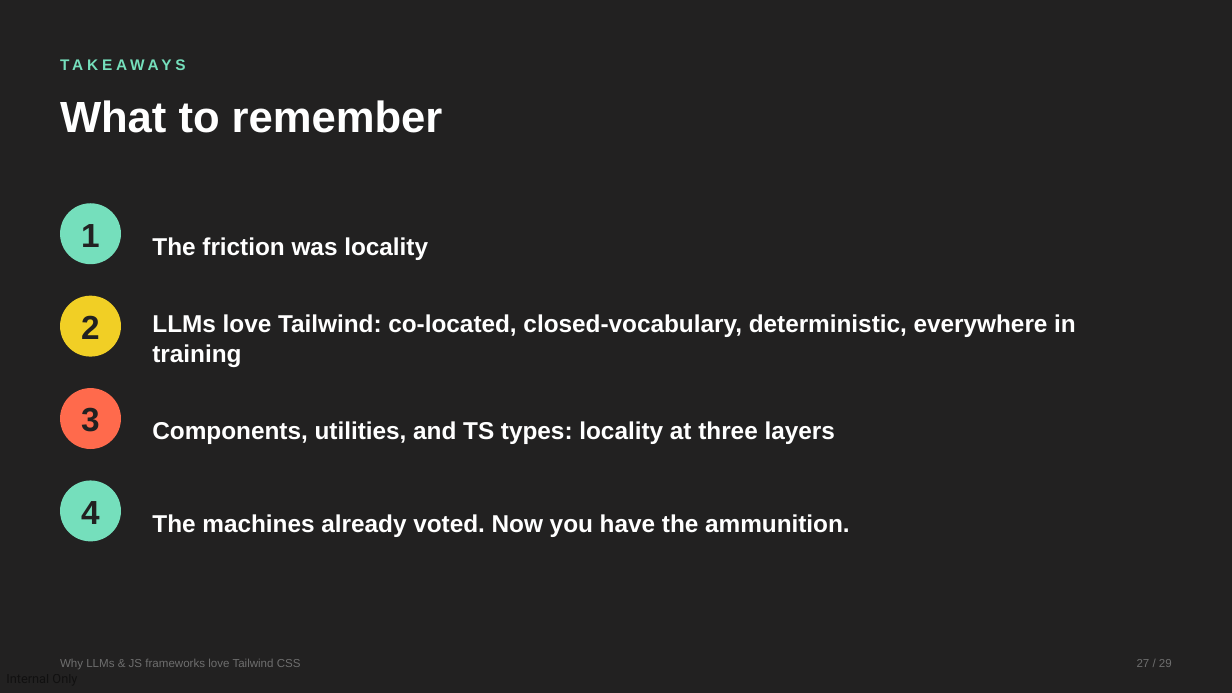
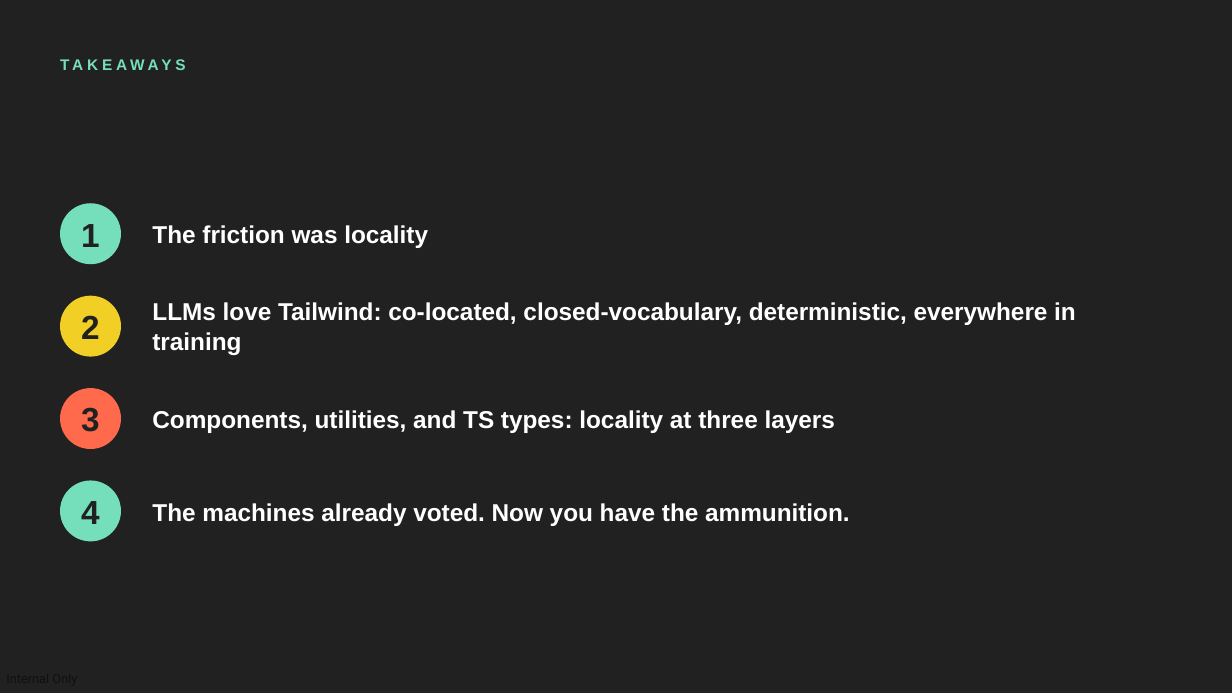
Before and after one commit to devlinduldulao/llm-loves-tailwind-and-js, a slide deck: slide 27 of why-llms-love-tailwind-conf.pptx. Drawn at 1232x693 pixels with LibreOffice and Linux fonts; fonts in the diff are those of the drawing. Boxes give left, top, right and bottom in pixels: in the first picture for what was removed or moved away, otherwise in the second. Text is boxed around its words. In the diff, an @@ line names an element or a change of style, - is before the commit and + after.

```diff
--- a/why-llms-love-tailwind-conf.pptx
+++ b/why-llms-love-tailwind-conf.pptx
@@ text removed at [60, 100, 443, 133] @@
-What to remember
@@ 4 texts: place and size @@
-4 texts at [152, 237, 1076, 537]
+4 texts at [152, 225, 1076, 526]
@@ text removed at [60, 659, 301, 669] @@
-Why LLMs & JS frameworks love Tailwind CSS
@@ text removed at [1137, 659, 1172, 667] @@
-27 / 29
```
Also in this commit, not shown: 26 other slides changed.
